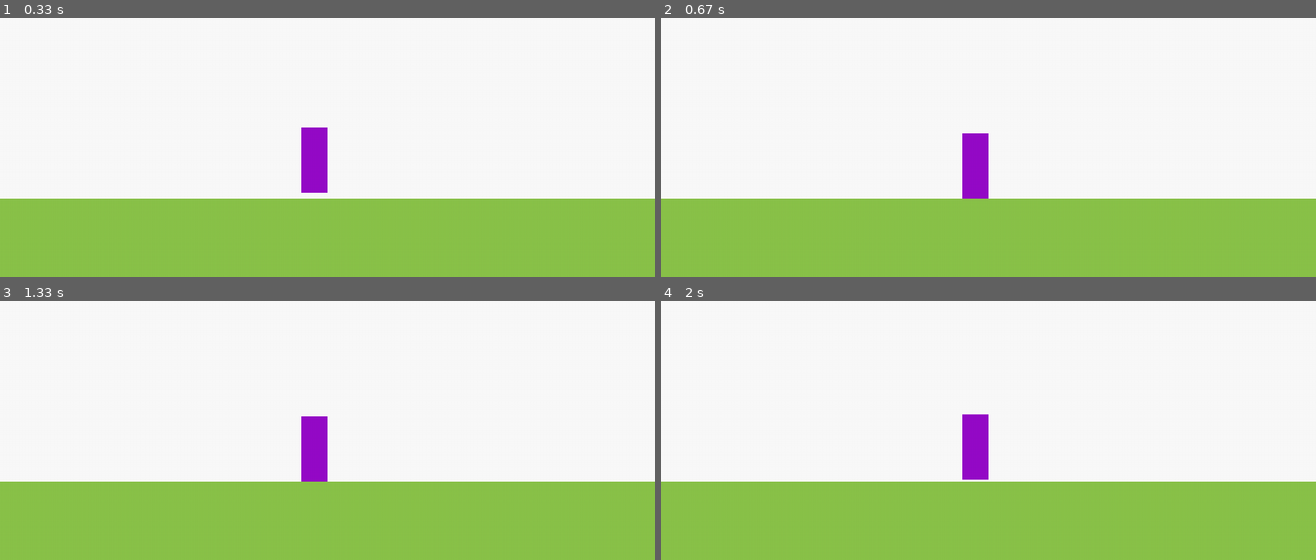
Above: before the commit, frames 1-4 (two rows, left to right).
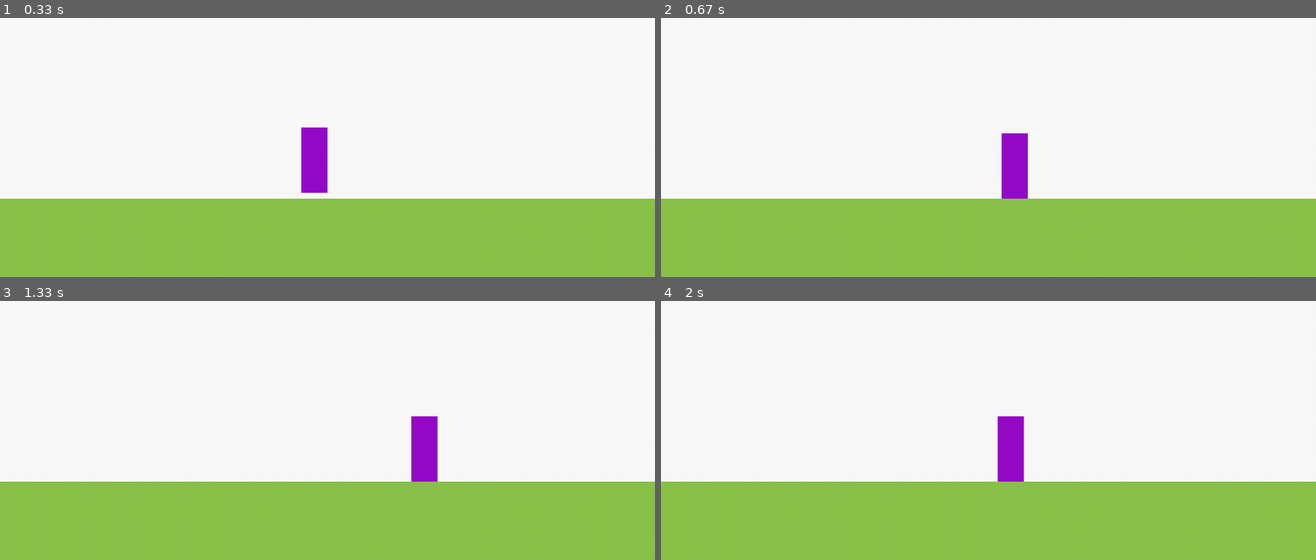
Above: after the commit, the same moments.

Repository: grigoriy835/sandbox
Game: pygame game, started from maverik_game/run.py
The game is run twice, just before and just after one commit, with the same random seed, the same clock (stepped at 60 frames per second) and the same inputs.
Inputs (mouse positions are in pixels of both pictures, inside the frame that each line leads up to):
- Up to frame 1 (0.33 s): no input
- Up to frame 2 (0.67 s): hold Right from 0.33 s (still down); move the mouse to (962, 98) at 0.37 s
- Up to frame 3 (1.33 s): release Right at 0.8 s; hold Right 0.83-1.3 s
- Up to frame 4 (2 s): hold Left 1.33-1.87 s; hold Left from 1.9 s (still down)

Frame 1 is identical in both runs. In frame 2, 2.0% of the frame differs, in the area x 46-56%, y 44-70%; in frame 3, 2.0%; in frame 4, 2.1%, in the area x 46-56%, y 43-70%.

Commit message:
pygame, it alive

Diff:
--- a/maverik_game/game_objects/Player.py
+++ b/maverik_game/game_objects/Player.py
@@ -27,7 +27,7 @@
 
     def jump(self):
         if self.can_jump:
-            self.speed[1] -= 10
+            self.speed[1] -= 15
             self.can_jump = False
 
     def jump_stop(self):
@@ -35,7 +35,7 @@
         self.can_jump = True
 
     def move_up(self, dir):
-        self.speed[1] = dir
+        self.speed[0] = dir
 
     def move_stop(self):
         self.speed[0] = 0
@@ -44,6 +44,7 @@
         newpos = self.rect.move(self.speed)
         if newpos.bottom > self.world.rect.top:
             newpos.bottom = self.world.rect.top
+            self.jump_stop()
         self.rect = newpos
         self.speed[0] += self.acc[0]
         self.speed[1] += self.acc[1]
--- a/maverik_game/run.py
+++ b/maverik_game/run.py
@@ -39,7 +39,7 @@
     while going:
         clock.tick(60)
         for event in pygame.event.get():
-            if event.type != pygame.MOUSEMOTION:
+            if event.type not in [pygame.MOUSEMOTION, pygame.ACTIVEEVENT] :
                 print(event)
             if event.type == pygame.QUIT:
                 going = False
